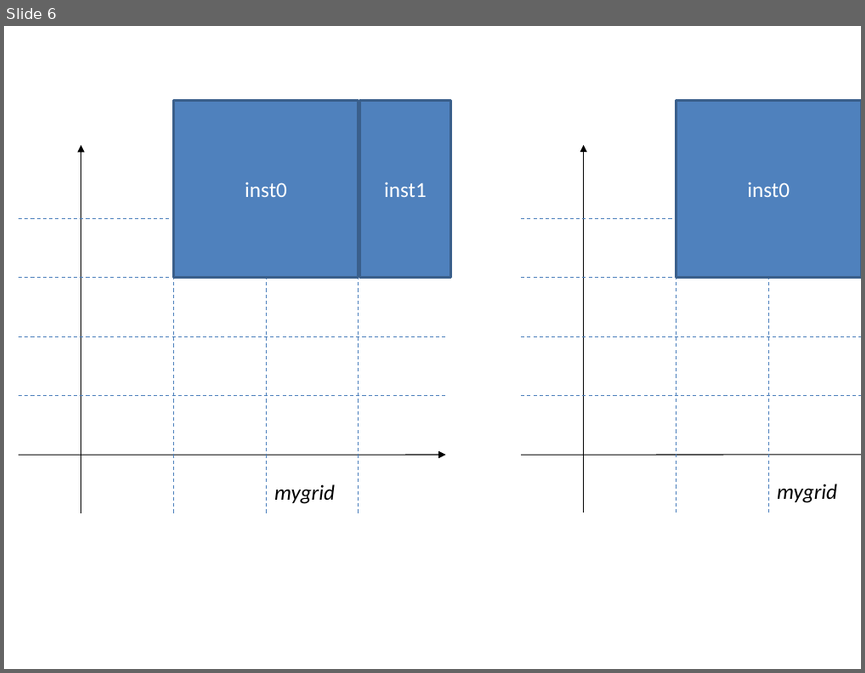
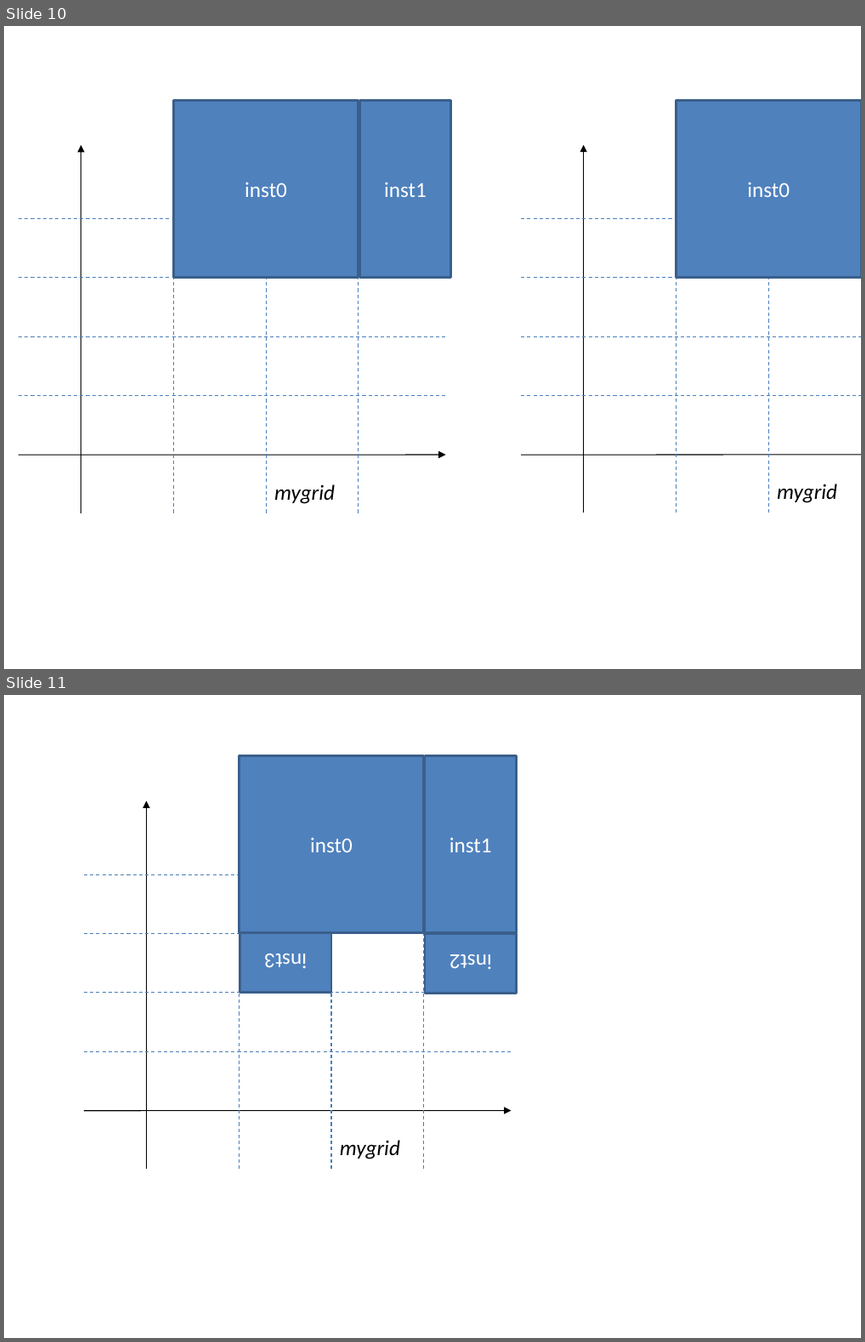
Before and after one commit to davehaglan/laygo, a slide deck: docs/source/tutorial/images/drawings.pptx. Shown one above the other, each under a label of ours: slide 6 before the commit, slides 10 and 11 after it. The pictures are 865x673 and 865x1342 pixels, drawn with LibreOffice and Linux fonts; fonts in the diff are those of the drawing. Boxes give left, top, right and bottom in pixels: in the first picture for what was removed or moved away, otherwise in the second. Text is boxed around its words. In the diff, an @@ line names an element or a change of style, - is before the commit and + after.

```diff
--- a/docs/source/tutorial/images/drawings.pptx
+++ b/docs/source/tutorial/images/drawings.pptx
@@ slide 11 added at bbox=[4, 695, 861, 1338], background #FFFFFF @@
@@ rectangle added at bbox=[239, 756, 424, 932], fill #4F81BD, outline #3A5F8C 2 pt, 18 pt, text #FFFFFF @@
+inst0
@@ rectangle added at bbox=[425, 756, 517, 932], fill #4F81BD, outline #3A5F8C 2 pt, 18 pt, text #FFFFFF @@
+inst1
@@ arrow added from (146, 1168) to (146, 801), #000000 0.75 pt @@
@@ line added from (239, 1168) to (239, 801), #4B7EBC 0.75 pt dashed @@
@@ line added from (331, 1168) to (331, 801), #4B7EBC 0.75 pt dashed @@
@@ line added from (424, 1168) to (424, 801), #4B7EBC 0.75 pt dashed @@
@@ group added at bbox=[84, 874, 511, 1051]: 4 lines @@
@@ rectangle added at bbox=[239, 932, 331, 992], fill #4F81BD, outline #3A5F8C 2 pt, 18 pt, text #FFFFFF @@
+inst3
@@ rectangle added at bbox=[425, 933, 517, 993], fill #4F81BD, outline #3A5F8C 2 pt, 18 pt, text #FFFFFF @@
+inst2
@@ arrow added from (84, 1111) to (511, 1111), #000000 0.75 pt @@
@@ text added at bbox=[340, 1140, 400, 1159], 18 pt, text #000000, italic @@
+mygrid
@@ what was slide 6 is now slide 10 @@
```
Also in this commit, not shown: 4 other slides added, 5 other files.
